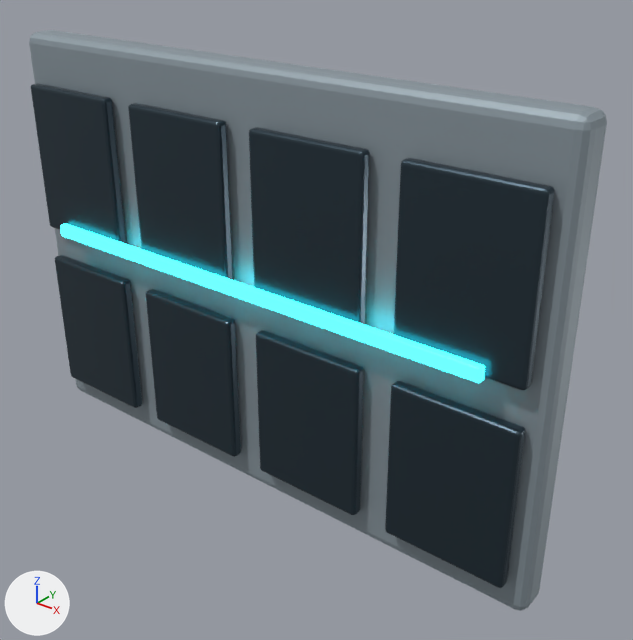
The glTF model public/assets/art/environment/wallrun-panel.glb as it was, and as the next commit left it.
Rendered twice from a camera (50 mm lens) standing at (3.4, -3.71, 3.63) and looking at (0.34, 0.11, 1.26). Lighting does not change. The marker at lower left points along +X, +Y and +Z. The first picture is the older version. Where no turn or scale is listed for an object, it has been applied to the vertices.

The older version as bpy lines, for what is in view:
```python
mat_roof_ceramic = principled_material('roof_ceramic')
mat_roof_ceramic.base_color = (0.28, 0.34, 0.38)  # grey #909ea6
mat_roof_ceramic.metallic = 0.28
mat_roof_ceramic.roughness = 0.52
me_cube_009 = bpy.data.meshes.new('Cube.009')
me_cube_009.from_pydata(...)  # 96 vertices, 188 faces; spans x -2.0..2.0, y -0.12..0.12, z -1.4..1.4
me_cube_009.materials.append(mat_roof_ceramic)  # grey #909ea6
me_cube_010 = bpy.data.meshes.new('Cube.010')
me_cube_010.from_pydata(...)  # 768 vertices, 1504 faces; spans x -1.89..1.89, y -0.04..0.04, z -1.14..1.14
me_cube_010.materials.append(mat_roof_deck)  # dark blue #384852
me_cube_018 = bpy.data.meshes.new('Cube.018')
me_cube_018.from_pydata(...)  # 96 vertices, 188 faces; spans x -1.67..1.67, y -0.03..0.03, z -0.04..0.04
me_cube_018.materials.append(mat_roof_cyan)  # cyan #198999, glowing cyan #30f3ff
ob_wallrun_panel_surface_00 = bpy.data.objects.new('wallrun_panel_surface_00', me_cube_009)
ob_wallrun_panel_surface_00.location = (0.0, 0.0, 1.4)
ob_wallrun_panel_surface_01 = bpy.data.objects.new('wallrun_panel_surface_01', me_cube_010)
ob_wallrun_panel_surface_01.location = (0.0, -0.17, 1.345)
ob_wallrun_panel_surface_02 = bpy.data.objects.new('wallrun_panel_surface_02', me_cube_018)
ob_wallrun_panel_surface_02.location = (0.0, -0.24, 1.5)
```
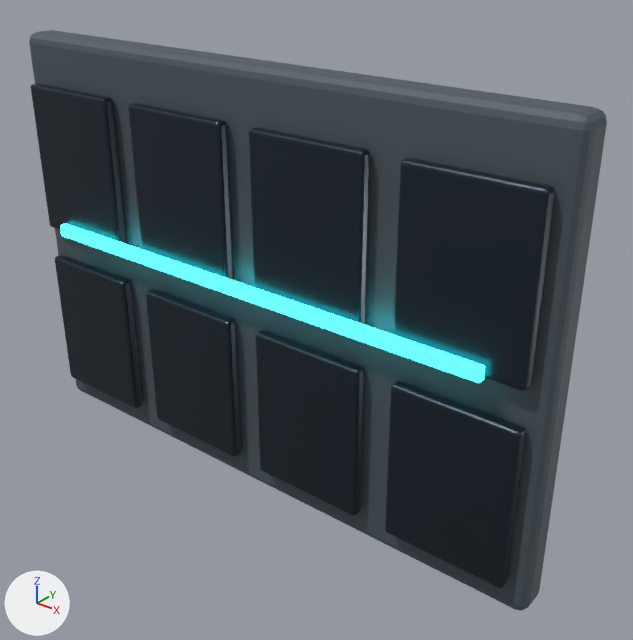
What differs and where, as boxes [x1, y1, x2, y2] in the pictures (633 x 640 px):
'wallrun_panel_surface_00', recoloured (darker): [29, 30, 607, 611] in both

The change in detail:
Material 'roof_ceramic' (mat_roof_ceramic) changes colour from grey #909ea6 to greyish blue #555f67; in linear values from (0.28, 0.34, 0.38) to (0.09, 0.115, 0.135).
